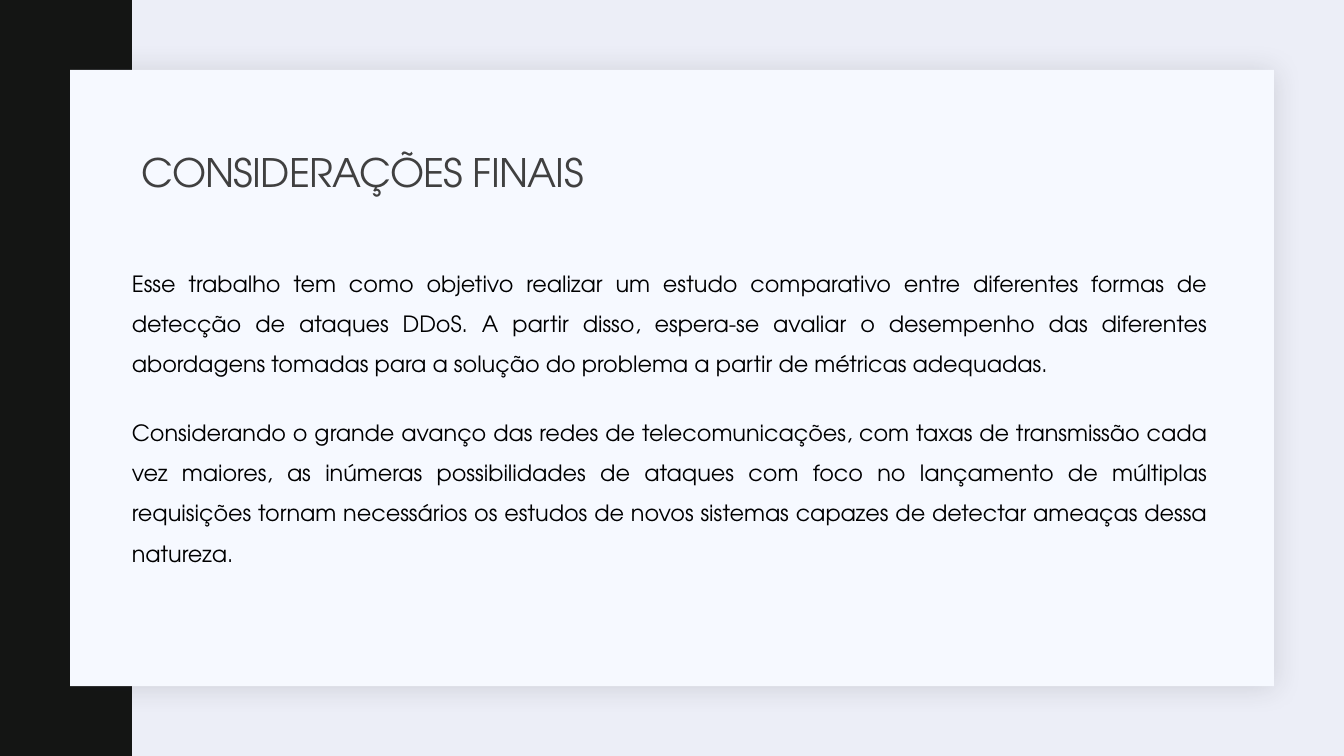
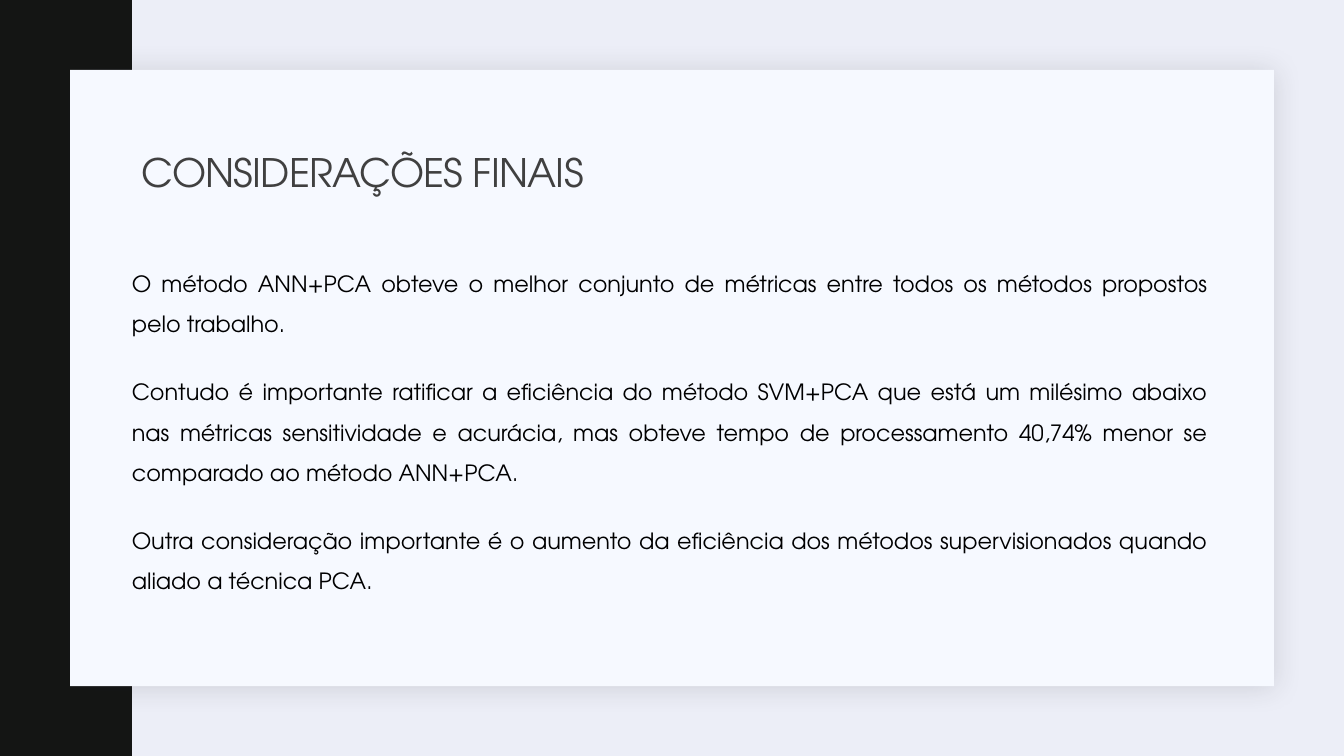
Before and after one commit to JoaoGNT/DDoS_Detection, a slide deck: slide 34 of Apresentação.pptx (slide 28 before the commit). Drawn at 1344x756 pixels with LibreOffice and Linux fonts; fonts in the diff are those of the drawing. Boxes give left, top, right and bottom in pixels: in the first picture for what was removed or moved away, otherwise in the second. Text is boxed around its words. In the diff, an @@ line names an element or a change of style, - is before the commit and + after.

```diff
--- a/Apresentação.pptx
+++ b/Apresentação.pptx
@@ text at (132,275,1207,590): text changed @@
-Esse trabalho tem como objetivo realizar um estudo comparativo entre diferentes formas de detecção de ataques DDoS. A partir disso, espera-se avaliar o desempenho das diferentes abordagens tomadas para a solução do problema a partir de métricas adequadas.
-Considerando o grande avanço das redes de telecomunicações, com taxas de transmissão cada vez maiores, as inúmeras possibilidades de ataques com foco no lançamento de múltiplas requisições tornam necessários os estudos de novos sistemas capazes de detectar ameaças dessa natureza.
+O método ANN+PCA obteve o melhor conjunto de métricas entre todos os métodos propostos pelo trabalho.
+Contudo é importante ratificar a eficiência do método SVM+PCA que está um milésimo abaixo nas métricas sensitividade e acurácia, mas obteve tempo de processamento 40,74% menor se comparado ao método ANN+PCA.
+Outra consideração importante é o aumento da eficiência dos métodos supervisionados quando aliado a técnica PCA.
```
Also in this commit, not shown: 5 other slides changed, 11 slides added, 2 slides removed, 6 other files.
